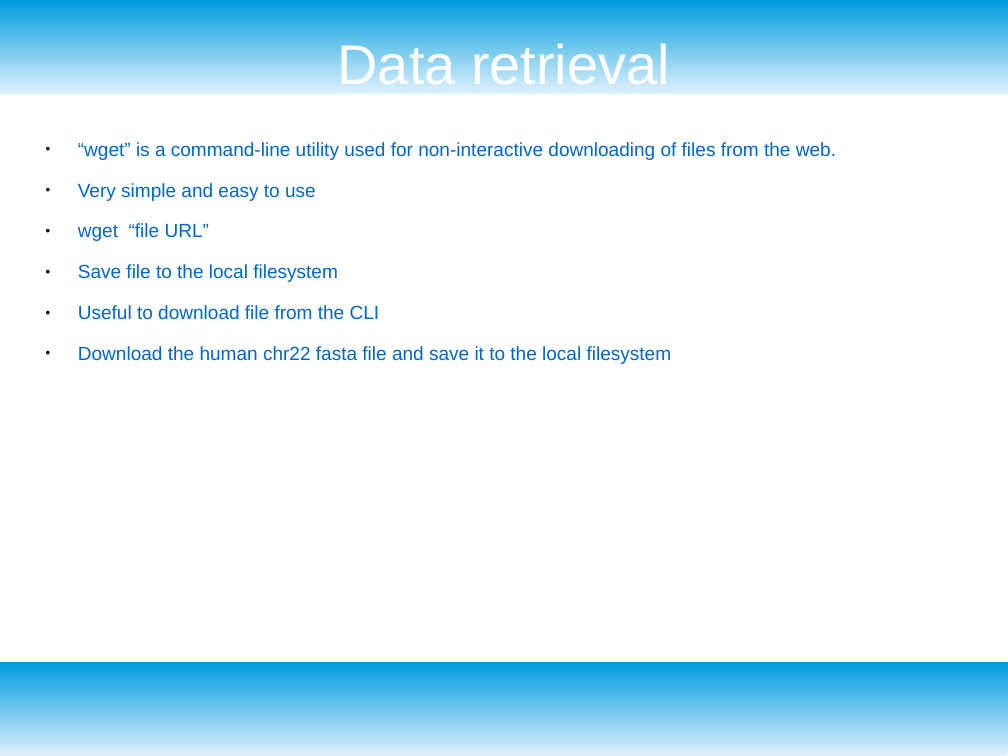
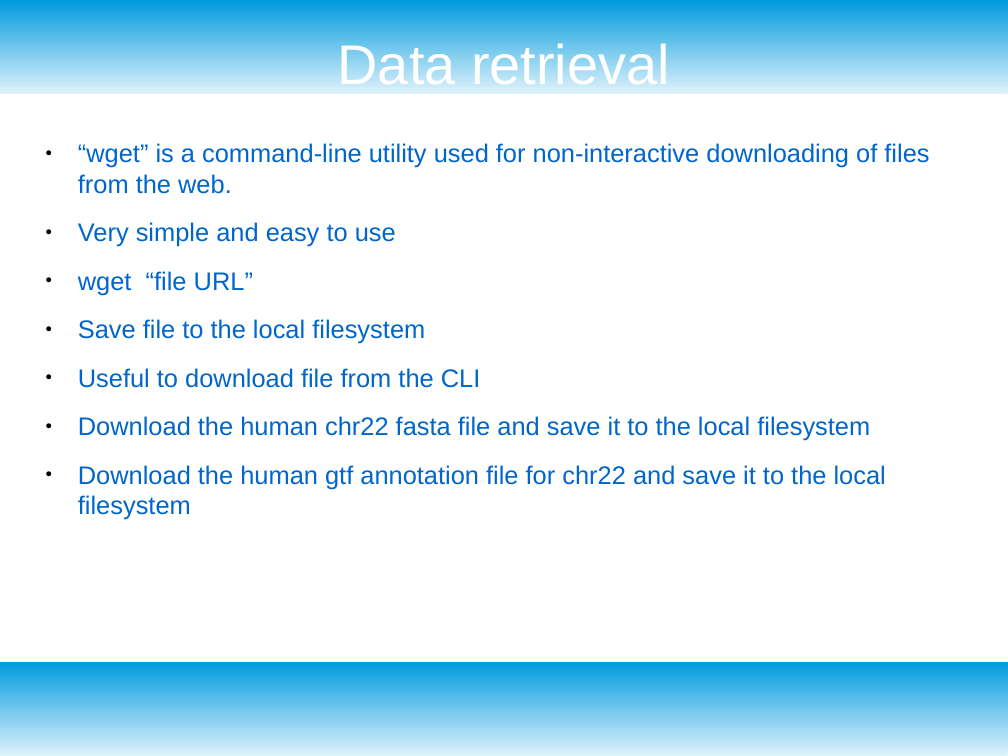
Before and after one commit to ngualand/Introduction_to_bioinformatics, a slide deck: slide 15 of Slides/Introduction_Linux.odp (slide 14 before the commit). Drawn at 1008x756 pixels with LibreOffice and Linux fonts; fonts in the diff are those of the drawing. Boxes give left, top, right and bottom in pixels: in the first picture for what was removed or moved away, otherwise in the second. Text is boxed around its words. In the diff, an @@ line names an element or a change of style, - is before the commit and + after.

```diff
--- a/Slides/Introduction_Linux.odp
+++ b/Slides/Introduction_Linux.odp
@@ text at bbox=[78, 143, 929, 441]: size 15 to 20 pt in "“wget” is a command-line utility used for ...", "Very simple and easy to use", "wget “file URL”", "Save file to the local filesystem" and 2 more places @@
@@ text at bbox=[78, 465, 886, 520]: paragraph added @@
+● Download the human gtf annotation file for chr22 and save it to the local filesystem
```
Also in this commit, not shown: 14 other slides changed, 1 slide removed, 4 other files.
